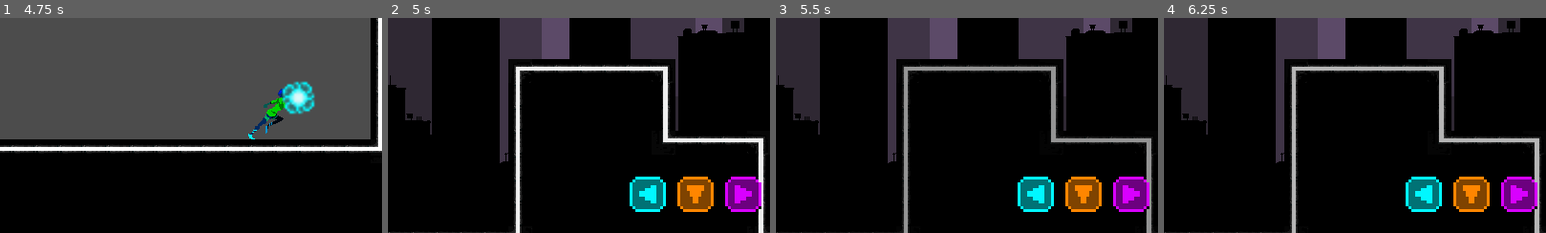
Above: before the commit, frames 1-4 (left to right).
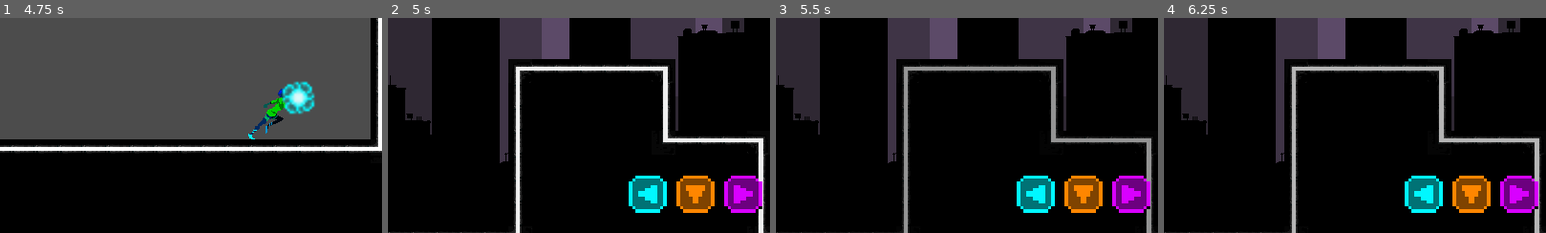
Above: after the commit, the same moments.

Repository: ivancdlarrain/olaGames
Game: Godot game, scene res://scenes/menus/Main_menu.tscn
Two runs of this game, one before a commit and one after it. Both use one fixed random seed, a clock stepped at 60 frames per second and the inputs below.
Inputs:
- Up to frame 1 (4.75 s): click "New Game" at 0.5 s; hold Space (special) 1.28-2.03 s; hold D (WASD_right) 1.28-2.78 s; tap W (WASD_up) at 1.52, 2.27, 3.77, 4.52 s; tap Space (special) at 2.1, 3.6 s; hold A (WASD_left) 2.78-3.53 s; hold Space (special) 2.78-3.53 s; hold D (WASD_right) from 3.53 s (still down); hold Space (special) from 4.28 s (still down)
- Up to frame 2 (5 s): keep holding D (WASD_right); keep holding Space (special)
- Up to frame 3 (5.5 s): tap Enter at 5 s; release D (WASD_right) at 5.03 s; release Space (special) at 5.03 s; hold A (WASD_left) from 5.03 s (still down); tap Space (special) at 5.1 s; tap W (WASD_up) at 5.27 s
- Up to frame 4 (6.25 s): tap Enter at 5.75 s; release A (WASD_left) at 5.78 s; hold D (WASD_right) from 5.78 s (still down); hold Space (special) from 5.78 s (still down)
The pictures show only the part of the screen within x 46-96%, y 50-100%; the shares and areas given below are measured in that part.

Frame 1 is identical in both runs. In frame 2, 0.6% of the frame differs, in the area x 63-98%, y 73-92%; in frame 3, 0.6%; in frame 4, 0.6%.

Commit message:
fixed hud bug adding new sprites

Diff:
--- a/assets/hud/switchhud.tscn
+++ b/assets/hud/switchhud.tscn
@@ -1,27 +1,27 @@
-[gd_scene load_steps=3 format=2]
+[gd_scene load_steps=5 format=2]
 
 [ext_resource path="res://scripts/hud/switchhud.gd" type="Script" id=1]
-[ext_resource path="res://assets/sprites/hud/keys2 separadas.png" type="Texture" id=2]
+[ext_resource path="res://assets/sprites/hud/orange key.png" type="Texture" id=2]
+[ext_resource path="res://assets/sprites/hud/purple key.png" type="Texture" id=3]
+[ext_resource path="res://assets/sprites/hud/blue key.png" type="Texture" id=4]
 
 [node name="HUD" type="Node2D"]
 script = ExtResource( 1 )
 
 [node name="left" type="Sprite" parent="."]
 position = Vector2( 24, 8 )
-scale = Vector2( 2, 2 )
-texture = ExtResource( 2 )
-hframes = 6
+scale = Vector2( 0.7, 0.7 )
+texture = ExtResource( 4 )
+vframes = 2
 
 [node name="down" type="Sprite" parent="."]
 position = Vector2( 56, 8 )
-scale = Vector2( 2, 2 )
+scale = Vector2( 0.7, 0.7 )
 texture = ExtResource( 2 )
-hframes = 6
-frame = 2
+vframes = 2
 
 [node name="right" type="Sprite" parent="."]
 position = Vector2( 88, 8 )
-scale = Vector2( 2, 2 )
-texture = ExtResource( 2 )
-hframes = 6
-frame = 4
+scale = Vector2( 0.7, 0.7 )
+texture = ExtResource( 3 )
+vframes = 2
--- a/scripts/Player.gd
+++ b/scripts/Player.gd
@@ -8,7 +8,6 @@
 export var max_speed = 300
 const UP = Vector2(0, -1)
 var move_direction = 0
-var colour_switch = 0
 var double_jump = true
 var double_jump_direction = Vector2()
 var can_jump = true
@@ -32,6 +31,7 @@
 	$MovementState.connect("use_ground_collision", self, "on_ground_collision")
 
 # interpreting PlayerState signals:
+
 
 	# collision signals
 func on_ground_collision(boolean):
--- a/scripts/hud/switchhud.gd
+++ b/scripts/hud/switchhud.gd
@@ -5,10 +5,10 @@
 onready var rkey = $right
 
 func _hold_key(key):
-	key.frame += 1
+	key.frame = 1
 
 func _release_key(key):
-	key.frame -= 1
+	key.frame = 0
 
 func _physics_process(delta):
 	#Pressing key
Binary file added: assets/sprites/hud/blue key.png
Not shown, added: assets/sprites/hud/blue key.png.import
Binary file added: assets/sprites/hud/orange key.png
Not shown, added: assets/sprites/hud/orange key.png.import
Binary file added: assets/sprites/hud/purple key.png
Not shown, added: assets/sprites/hud/purple key.png.import
Not shown: 1 places in scenes/Tutorials/Tutorial 2.tscn that only renumber resources
